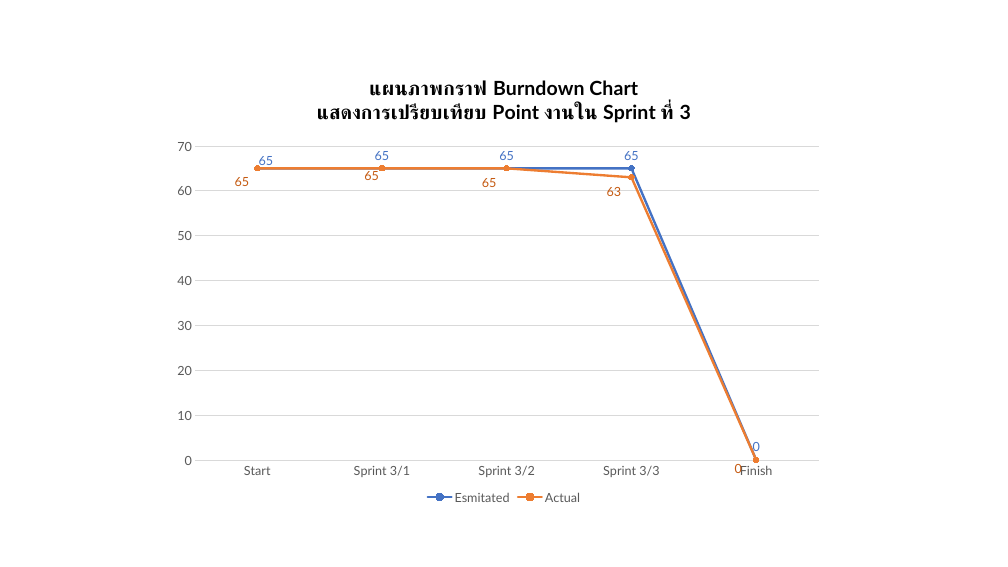
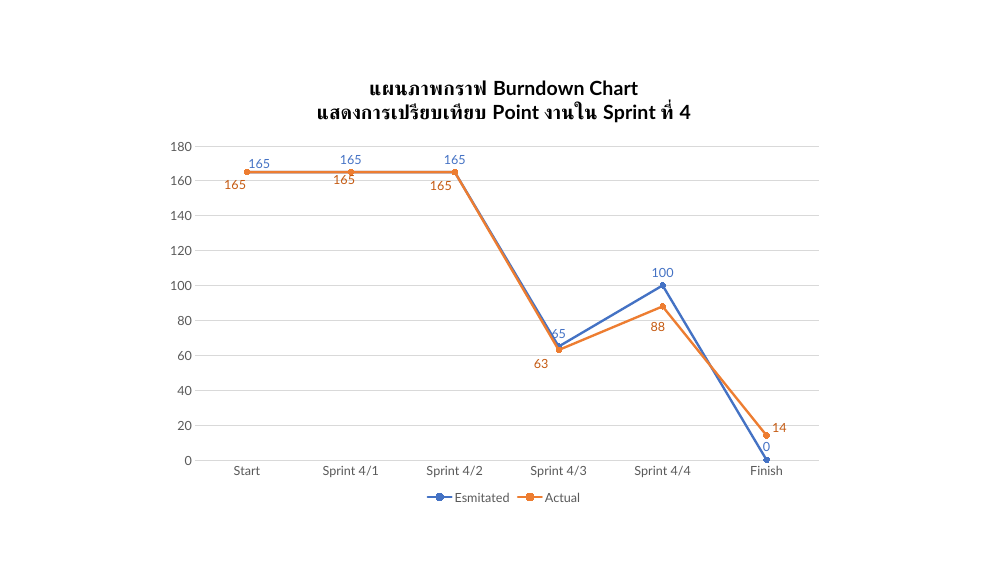
Before and after one commit to wirat0155/team4, a slide deck: slide 1 of Burndown & Velocity/Cycle 4/V4.4.1 [2022-02-26] Burndown Velocity Sprint 4-4.pptx. Drawn at 1008x567 pixels with LibreOffice and Linux fonts; fonts in the diff are those of the drawing. Boxes give left, top, right and bottom in pixels: in the first picture for what was removed or moved away, otherwise in the second. Text is boxed around its words. In the diff, an @@ line names an element or a change of style, - is before the commit and + after.

Commit message:
burndown&valo

```diff
--- a/Burndown & Velocity/Cycle 4/V4.4.1 [2022-02-26] Burndown Velocity Sprint 4-4.pptx
+++ b/Burndown & Velocity/Cycle 4/V4.4.1 [2022-02-26] Burndown Velocity Sprint 4-4.pptx
@@ line chart at (168, 60, 840, 508) @@
@@ title "แผนภาพกราฟ Burndown Chart แสดงการเปรียบเทียบ Point งานใน Sprint ที่ 3 " to "แผนภาพกราฟ Burndown Chart แสดงการเปรียบเทียบ Point งานใน Sprint ที่ 4 " @@
-categories: Start, Sprint 3/1, Sprint 3/2, Sprint 3/3, Finish
+categories: Start, Sprint 4/1, Sprint 4/2, Sprint 4/3, Sprint 4/4, Finish
-Esmitated: 65, 65, 65, 65, 0
+Esmitated: 165, 165, 165, 65, 100, 0
@@ data labels of Esmitated changed @@
-Actual: 65, 65, 65, 63, 0
+Actual: 165, 165, 165, 63, 88, 14
@@ data labels of Actual changed @@
```
Also in this commit, not shown: 1 other slide changed, 6 other files.
